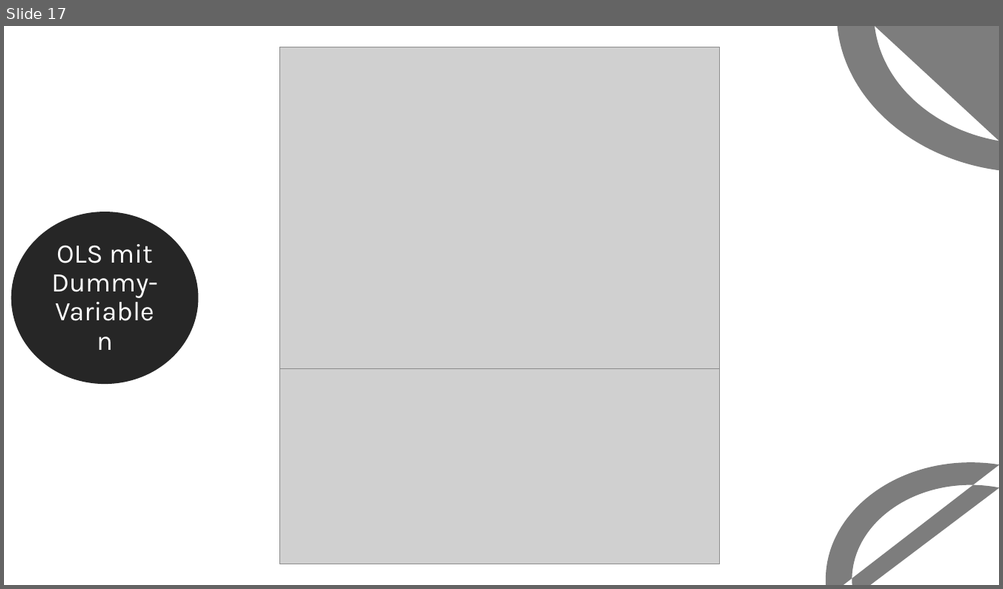
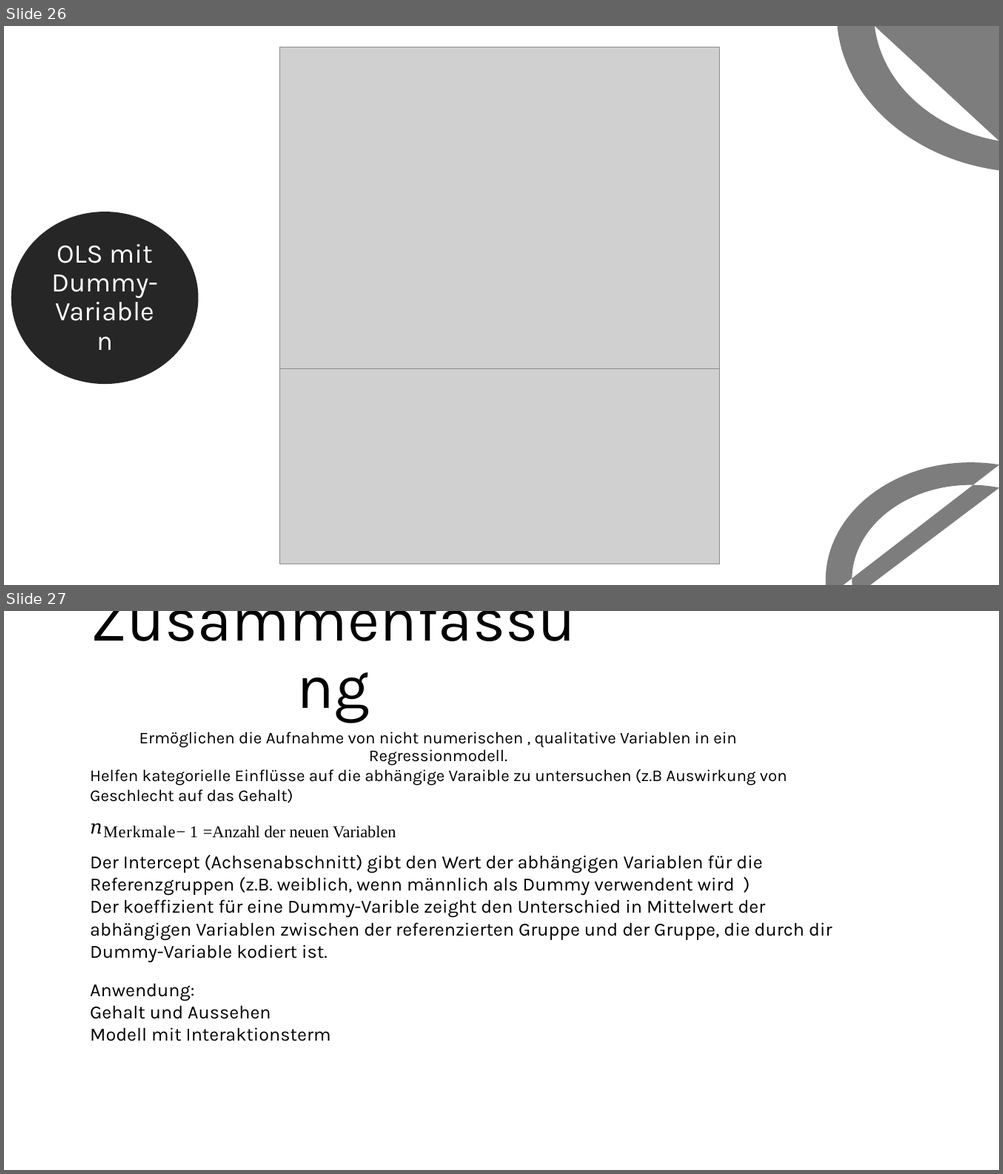
Before and after one commit to ApeXLgross/Stats2_project_PP, a slide deck: Statistk2.pptx. Shown one above the other, each under a label of ours: slide 17 before the commit, slides 26 and 27 after it. The pictures are 1003x589 and 1003x1174 pixels, drawn with LibreOffice and Linux fonts; fonts in the diff are those of the drawing; grey boxes stand for pictures. Boxes give left, top, right and bottom in pixels: in the first picture for what was removed or moved away, otherwise in the second. Text is boxed around its words. In the diff, an @@ line names an element or a change of style, - is before the commit and + after.

```diff
--- a/Statistk2.pptx
+++ b/Statistk2.pptx
@@ slide 27 added at [4,611,999,1170], background #FFFFFF @@
@@ title added at [72,640,595,725], 60 pt, text #000000 @@
+Zusammenfassung
@@ subtitle added at [139,732,737,766], 16 pt, text #000000 @@
+Ermöglichen die Aufnahme von nicht numerischen , qualitative Variablen in ein Regressionmodell.
@@ text added at [90,769,787,838], 16 pt, text #000000 @@
+Helfen kategorielle Einflüsse auf die abhängige Varaible zu untersuchen (z.B Auswirkung von Geschlecht auf das Gehalt)
+𝑛Merkmale− 1 =Anzahl der neuen Variablen
@@ text added at [90,855,832,963], 18 pt, text #000000 @@
+Der Intercept (Achsenabschnitt) gibt den Wert der abhängigen Variablen für die Referenzgruppen (z.B. weiblich, wenn männlich als Dummy verwendent wird )
+Der koeffizient für eine Dummy-Varible zeight den Unterschied in Mittelwert der abhängigen Variablen zwischen der referenzierten Gruppe und der Gruppe, die durch dir Dummy-Variable kodiert ist.
@@ text added at [90,983,331,1042], 18 pt, text #000000 @@
+Anwendung:
+Gehalt und Aussehen
+Modell mit Interaktionsterm
@@ what was slide 17 is now slide 26 @@
```
Also in this commit, not shown: 6 slides changed, 12 other slides added, 3 slides removed.
